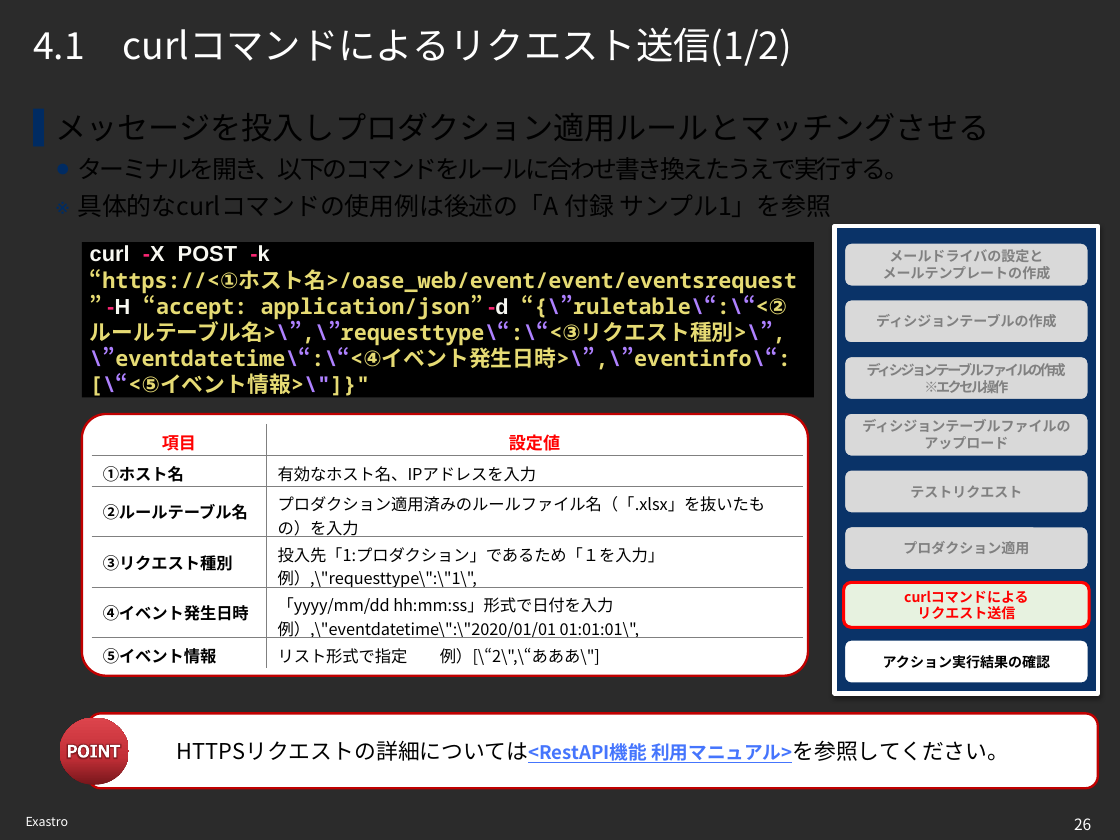
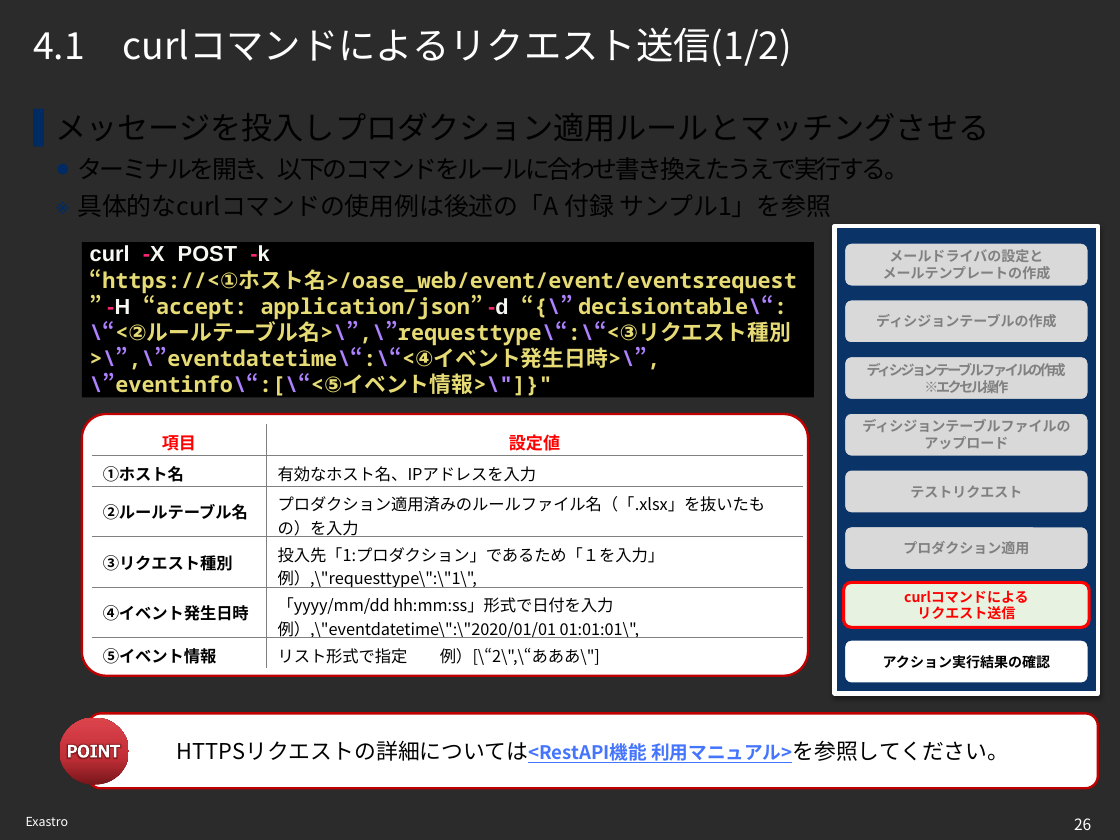
Before and after one commit to exastro-suite/oase-docs, a slide deck: slide 26 of asset/Learn_ja/OASE-quickstart_ja.pptx. Drawn at 1120x840 pixels with LibreOffice and Linux fonts; fonts in the diff are those of the drawing; background and template pictures are left out; a plain dark background stands for a picture behind light text. Boxes give left, top, right and bottom in pixels: in the first picture for what was removed or moved away, otherwise in the second. Text is boxed around its words. In the diff, an @@ line names an element or a change of style, - is before the commit and + after.

```diff
--- a/asset/Learn_ja/OASE-quickstart_ja.pptx
+++ b/asset/Learn_ja/OASE-quickstart_ja.pptx
@@ text at [90,245,797,396]: text changed @@
-curl -X POST -k “https://<①ホスト名>/oase_web/event/event/eventsrequest” -H “accept: application/json” -d “{\”ruletable\“:\“<②ルールテーブル名>\”,\”requesttype\“:\“<③リクエスト種別>\”,\”eventdatetime\“:\“<④イベント発生日時>\”,\”eventinfo\“:[\“<⑤イベント情報>\"]}"
+curl -X POST -k “https://<①ホスト名>/oase_web/event/event/eventsrequest” -H “accept: application/json” -d “{\” decisiontable\“:\“<②ルールテーブル名>\”,\”requesttype\“:\“<③リクエスト種別>\”,\”eventdatetime\“:\“<④イベント発生日時>\”,\”eventinfo\“:[\“<⑤イベント情報>\"]}"
```
Also in this commit, not shown: 2 other slides changed, 1 other file.
